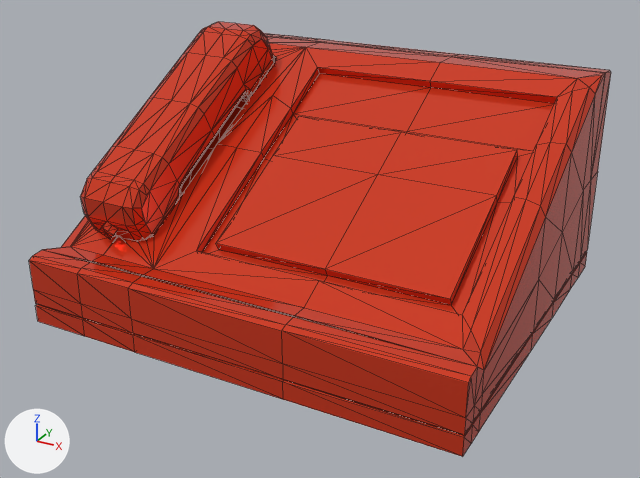
The glTF model Mesh/Phone.glb, before and after one commit.
Camera for both pictures: a camera (50 mm lens) standing at (1.112, -2.354, 1.2) and looking at (0.005, -0.341, 0.194). The lights are fixed; the arrows at lower left show +X, +Y and +Z. Mesh edges are drawn as thin lines. Vertices at the same position are counted once.
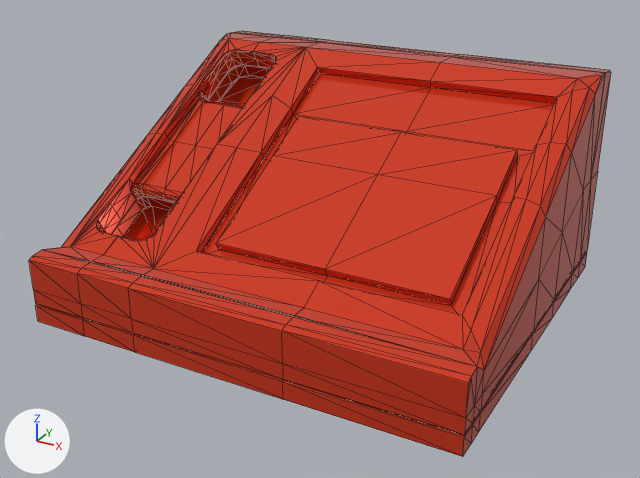
Boxes [x1, y1, x2, y2] around the edits, measured in the pictures (640 x 478 px; the box of a moved part takes in the faces that stretch with it):
'Cube.007', reshaped
    before: [29, 21, 611, 457]
    after: [29, 31, 611, 457]
part 1 of me_cube_014, deleted (red)
    before: [80, 21, 275, 241]
part 2 of me_cube_014, moved or reshaped
    before: [74, 48, 304, 267]
    after: [74, 40, 304, 267]

What changed in the scene script:
```text
Change me_cube_014:
    used by ob_cube_007; location = (0.0, 0.0, 0.0)
    remove me_cube_014.from_pydata(...)  # 882 vertices, 1747 faces; spans x -0.645..0.623, y -0.82..0.278, z -0.008..0.708
    add me_cube_014.from_pydata(...)  # 529 vertices, 1045 faces; spans x -0.645..0.623, y -0.82..0.278, z -0.008..0.628
    me_cube_014 part 1: the loose piece of 353 vertices spanning x -0.588..-0.333, y -0.709..0.123, z 0.113..0.708 is deleted
    me_cube_014 part 2
    14 faces are deleted
    14 new faces join them
```
